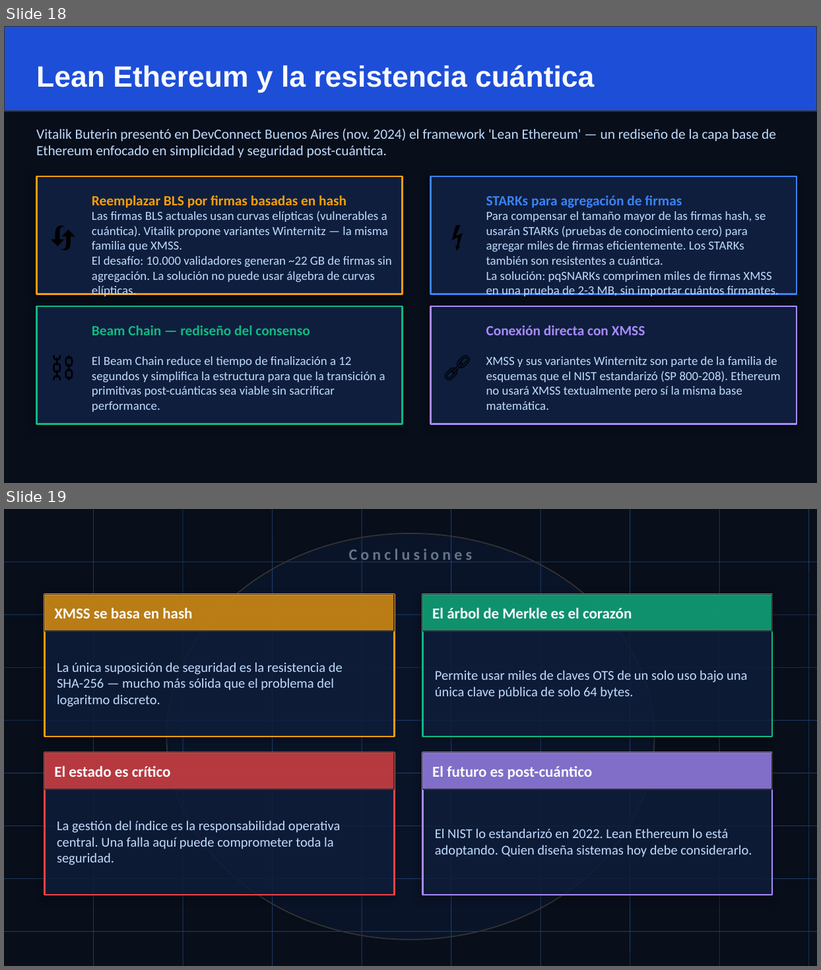
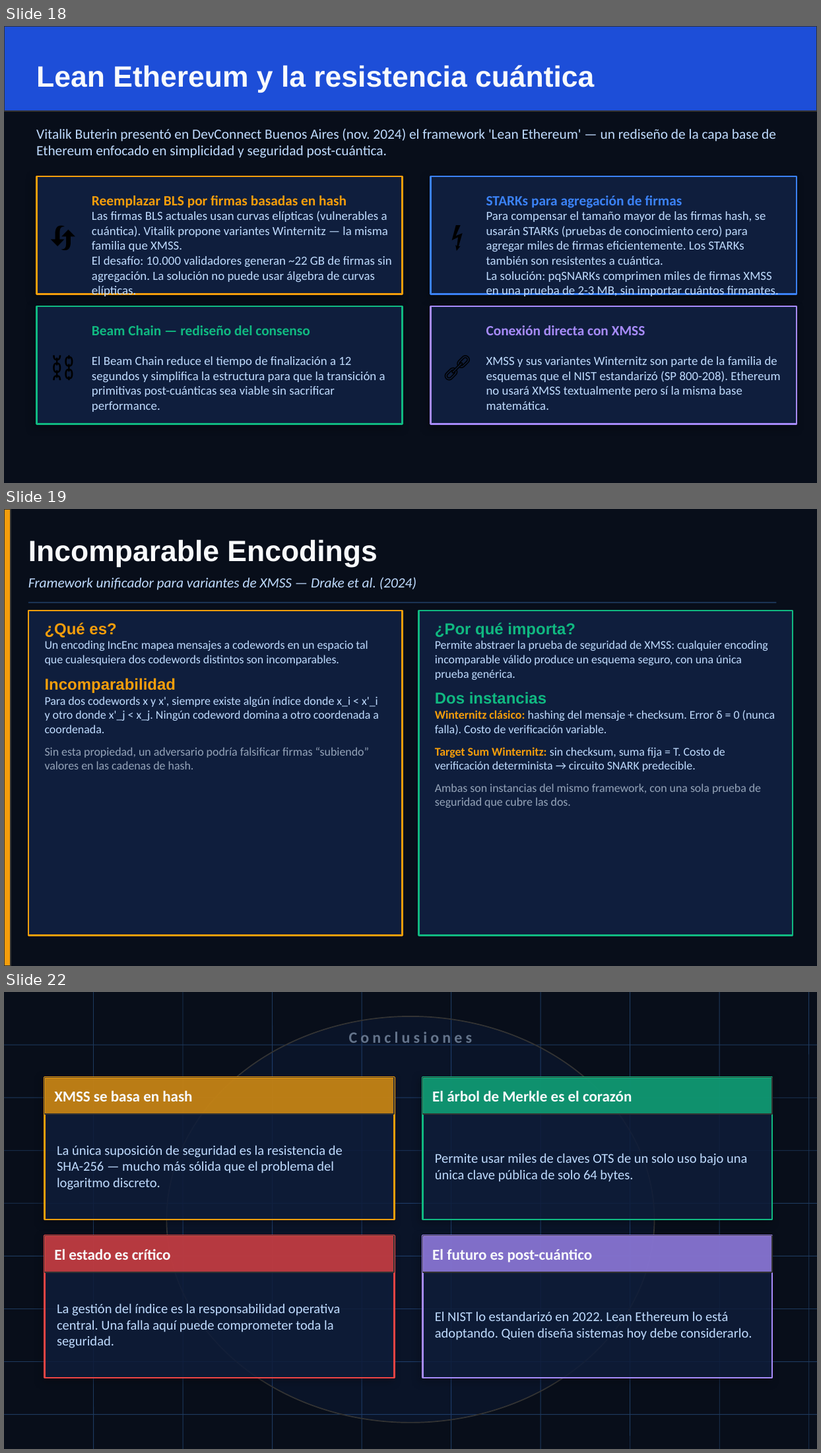
Before and after one commit to EdVeralli/xmss-lean-notes, a slide deck: XMSS_Post_Cuantica_fusionada.pptx. Shown one above the other, each under a label of ours: slides 18 and 19 before the commit, slides 18, 19 and 22 after it; the slides between them are not shown. The pictures are 821x970 and 821x1453 pixels, drawn with LibreOffice and Linux fonts; fonts in the diff are those of the drawing. Boxes give left, top, right and bottom in pixels: in the first picture for what was removed or moved away, otherwise in the second. Text is boxed around its words. In the diff, an @@ line names an element or a change of style, - is before the commit and + after.

```diff
--- a/XMSS_Post_Cuantica_fusionada.pptx
+++ b/XMSS_Post_Cuantica_fusionada.pptx
@@ slide 19 added at <box>4,509,817,966</box>, background #080E1A @@
@@ rectangle added at <box>4,509,11,966</box>, fill #F59E0B, outline #333333 1 pt @@
@@ text added at <box>28,539,377,567</box>, 26 pt, text #F8FAFC, bold @@
+Incomparable Encodings
@@ text added at <box>28,577,416,590</box>, 12.5 pt, text #BFDBFE, italic @@
+Framework unificador para variantes de XMSS — Drake et al. (2024)
@@ line added from (28, 603) to (776, 603), #1E3A5F 1 pt @@
@@ rectangle added at <box>28,611,403,936</box>, fill #0F1E3D, outline #F59E0B 1.5 pt @@
@@ text added at <box>45,623,379,770</box>, 10.5 pt, text #BFDBFE @@
+¿Qué es?
+Un encoding IncEnc mapea mensajes a codewords en un espacio tal que cualesquiera dos codewords distintos son incomparables.
+Incomparabilidad
+Para dos codewords x y x', siempre existe algún índice donde x_i < x'_i y otro donde x'_j < x_j. Ningún codeword domina a otro coordenada a coordenada.
+Sin esta propiedad, un adversario podría falsificar firmas “subiendo” valores en las cadenas de hash.
@@ rectangle added at <box>418,611,793,936</box>, fill #0F1E3D, outline #10B981 1.5 pt @@
@@ text added at <box>435,623,776,808</box>, 10.5 pt, text #BFDBFE @@
+¿Por qué importa?
+Permite abstraer la prueba de seguridad de XMSS: cualquier encoding incomparable válido produce un esquema seguro, con una única prueba genérica.
+Dos instancias
+Winternitz clásico: hashing del mensaje + checksum. Error δ = 0 (nunca falla). Costo de verificación variable.
+Target Sum Winternitz: sin checksum, suma fija = T. Costo de verificación determinista → circuito SNARK predecible.
+Ambas son instancias del mismo framework, con una sola prueba de seguridad que cubre las dos.
@@ what was slide 19 is now slide 22 @@
```
Also in this commit, not shown: 2 other slides added.
